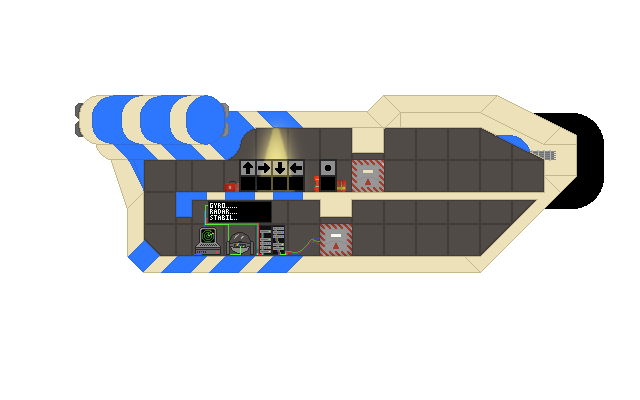
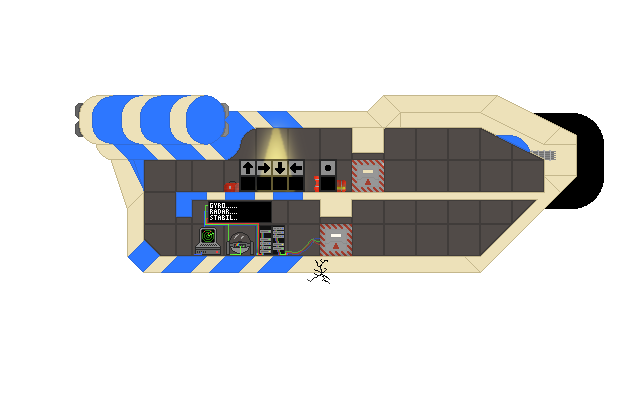
Layered file, before and after one edit (640x400). Changes by layer:
added layer "Layer 41" above "Ship Cutaway" over [307, 259, 330, 284]
